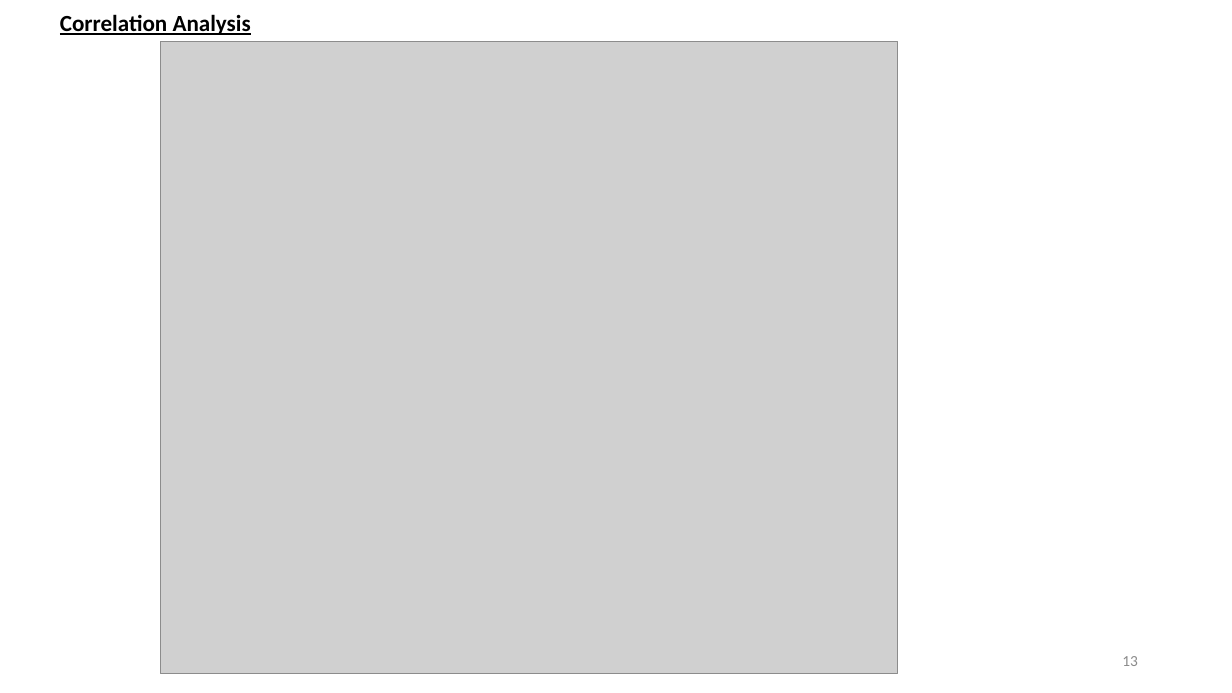
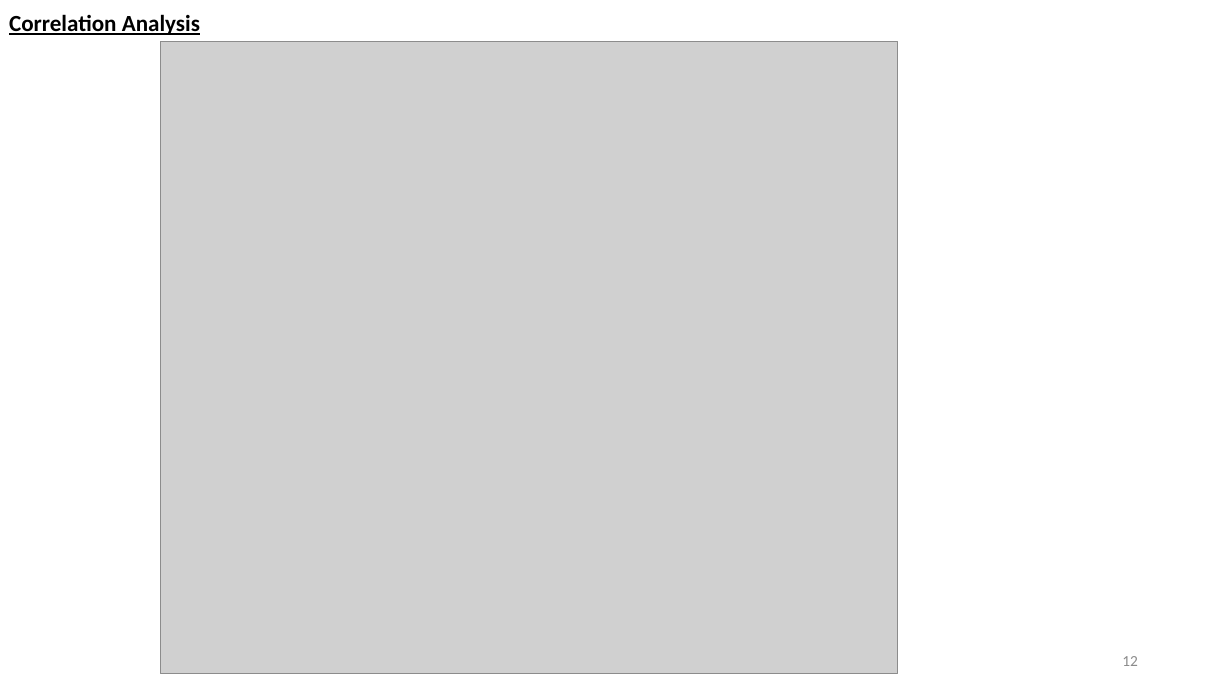
Before and after one commit to lopamudra01/sale, a slide deck: slide 12 of Marketing Experiment Analysis for a Fast-Food Chain ..pptx (slide 13 before the commit). Drawn at 1232x693 pixels with LibreOffice and Linux fonts; fonts in the diff are those of the drawing; grey boxes stand for pictures. Boxes give left, top, right and bottom in pixels: in the first picture for what was removed or moved away, otherwise in the second. Text is boxed around its words. In the diff, an @@ line names an element or a change of style, - is before the commit and + after.

```diff
--- a/Marketing Experiment Analysis for a Fast-Food Chain ..pptx
+++ b/Marketing Experiment Analysis for a Fast-Food Chain ..pptx
@@ text "Correlation Analysis": place and size @@
-text "Correlation Analysis" at box(60, 14, 251, 35)
+text "Correlation Analysis" at box(9, 14, 200, 35)
@@ page number at box(1122, 656, 1138, 666): text changed @@
-13
+12
```
Also in this commit, not shown: 10 other slides changed, 1 slide removed.
